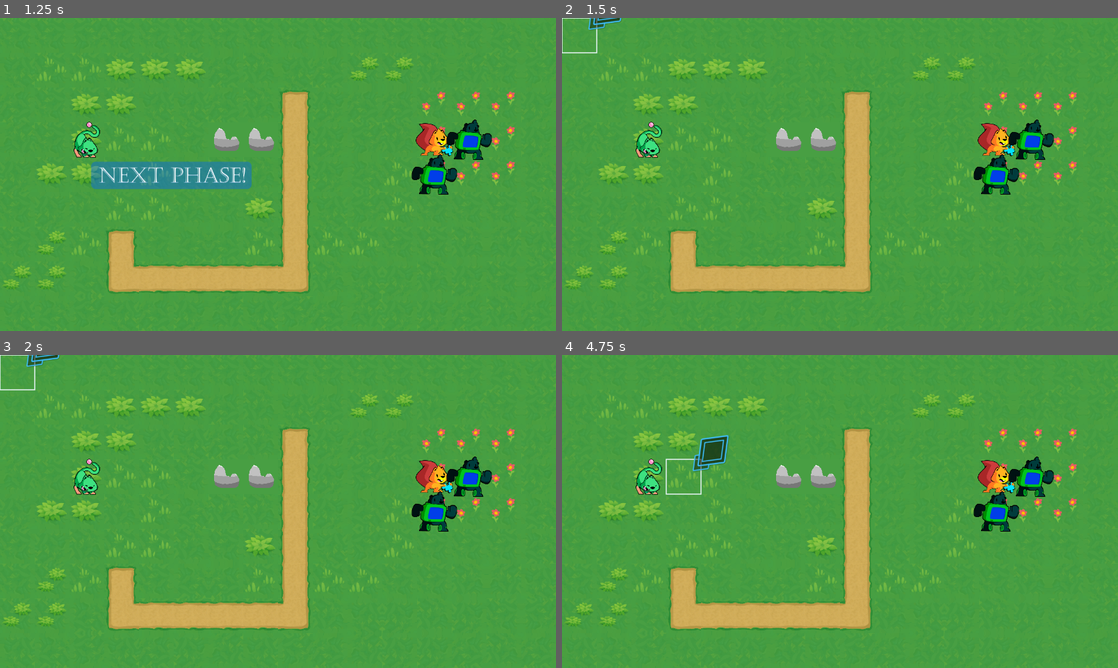
Above: before the commit, frames 1-4 (two rows, left to right).
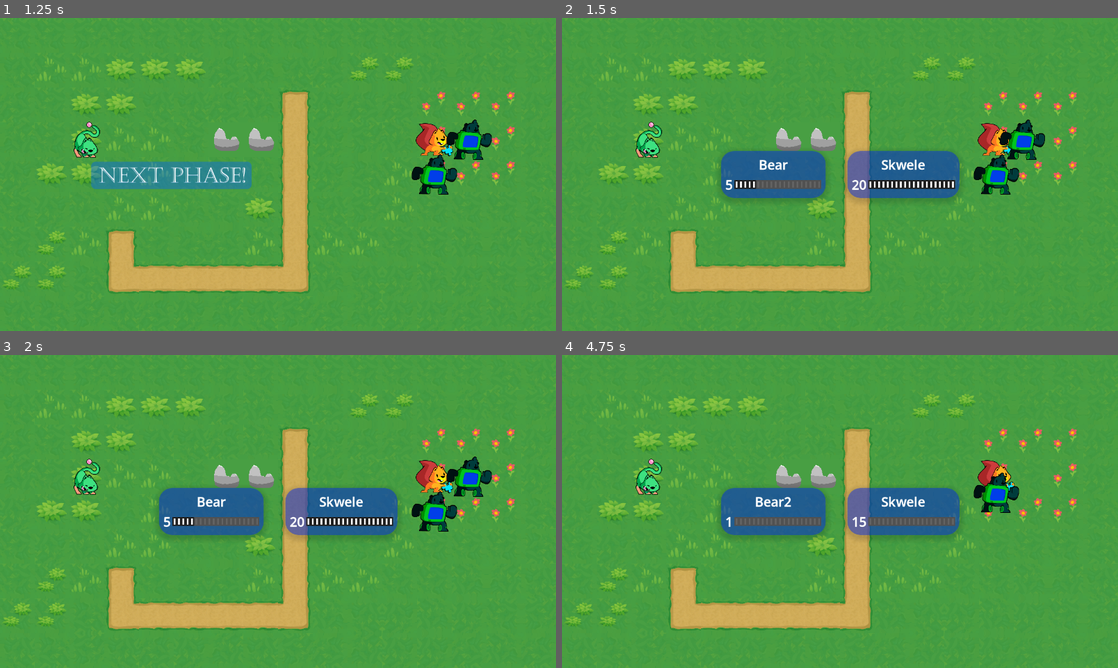
Above: after the commit, the same moments.

Repository: mojius/FarmStrategy
Game: Godot game, scene res://Main.tscn
The game is run twice, just before and just after one commit, with the same random seed, the same clock (stepped at 60 frames per second) and the same inputs.
Inputs (mouse positions are in pixels of both pictures, inside the frame that each line leads up to):
- Up to frame 1 (1.25 s): tap Enter (ui_accept) at 0.5, 0.77 s; move the mouse to (400, 158) at 0.52 s; press the mouse at (400, 158) at 0.53 s; hold Right (ui_right) from 0.53 s (still down)
- Up to frame 2 (1.5 s): move the mouse to (728, 190) at 1.27 s; release Right (ui_right) at 1.28 s; release the mouse at (728, 190) at 1.28 s; hold Down (ui_down) from 1.28 s (still down); click (728, 190) at 1.35 s
- Up to frame 3 (2 s): keep holding Down (ui_down); tap Enter (ui_accept) at 1.52 s
- Up to frame 4 (4.75 s): move the mouse to (895, 442) at 2.02 s; release Down (ui_down) at 2.03 s; press the mouse at (895, 442) at 2.03 s; hold Right (ui_right) 2.03-2.78 s; move the mouse to (812, 574) at 2.77 s; release the mouse at (812, 574) at 2.78 s; hold Up (ui_up) 2.78-3.53 s; click (812, 574) at 2.85 s; tap Enter (ui_accept) at 3.02, 3.77, 4.25, 4.52 s; move the mouse to (1006, 558) at 3.52 s; press the mouse at (1006, 558) at 3.53 s; hold Left (ui_left) from 3.53 s (still down); move the mouse to (673, 464) at 4.27 s; release the mouse at (673, 464) at 4.28 s; click (673, 464) at 4.35 s

Frame 1 is identical in both runs. In frame 2, 6.7% of the frame differs, in the area x 0-89%, y 0-59%; in frame 3, 6.0%; in frame 4, 8.0%, in the area x 18-89%, y 25-59%.

Commit message:
Enemies were broken, fixed them

Diff:
--- a/GameBoard/GameBoard.gd
+++ b/GameBoard/GameBoard.gd
@@ -97,7 +97,8 @@
 
 # Returns `true` if the cell is occupied by a unit.
 func is_occupied(cell: Vector2) -> bool:
-	return true if _units.has(cell) and _units[cell].get_faction() != _active_unit.get_faction() else false
+
+	return true if _units.has(cell) and _units[cell].get_faction() != "Player" and _units[cell].get_faction() == "Enemy" else false
 
 # Clears, and refills the `_units` dictionary with game objects that are on the board.
 func _reinitialize() -> void:
--- a/Main.tscn
+++ b/Main.tscn
@@ -49,6 +49,7 @@
 [node name="GameBoard" type="Node2D" parent="."]
 y_sort_enabled = true
 script = ExtResource("2_hx4vu")
+starting_faction = "Enemy"
 
 [node name="UIContainer" type="CanvasLayer" parent="GameBoard"]
 
